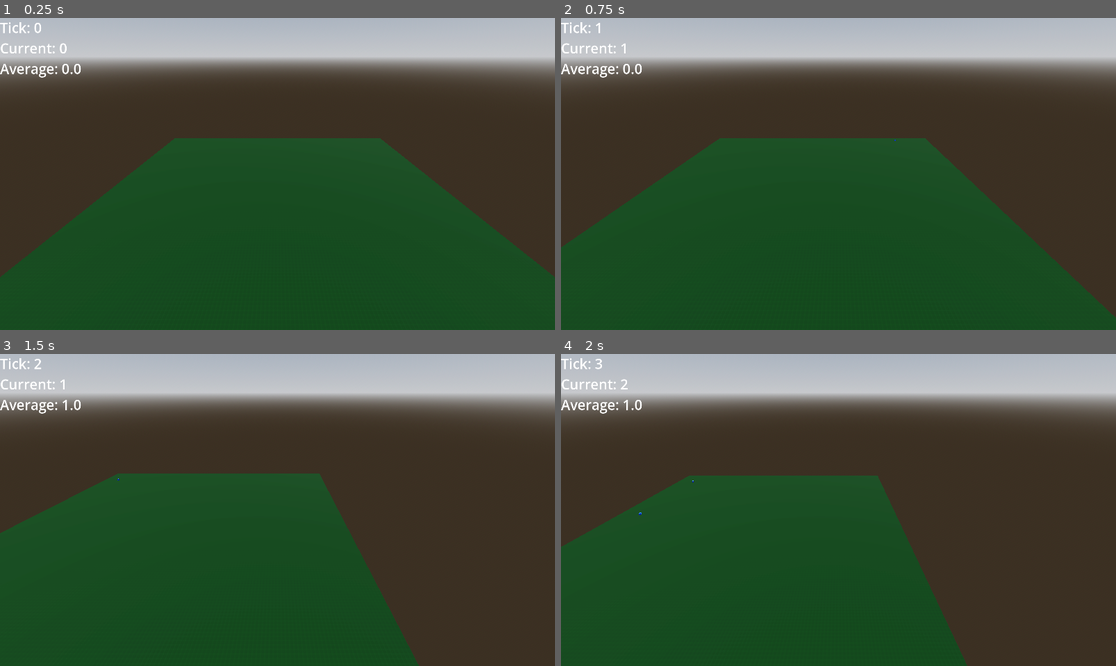
Above: before the commit, frames 1-4 (two rows, left to right).
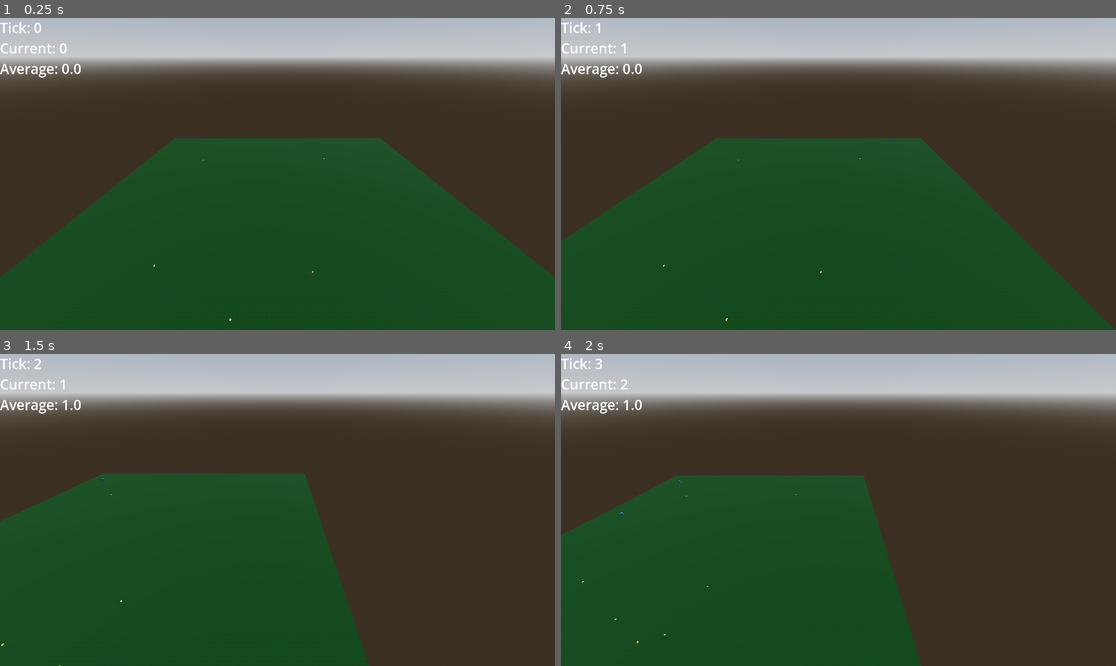
Above: after the commit, the same moments.

Repository: DavidLee36/vivarium
Game: Godot game, scene res://scenes/world.tscn
The game is run twice, just before and just after one commit, with the same random seed, the same clock (stepped at 60 frames per second) and the same inputs.
Inputs (mouse positions are in pixels of both pictures, inside the frame that each line leads up to):
- Up to frame 1 (0.25 s): no input
- Up to frame 2 (0.75 s): tap Enter at 0.5 s; move the mouse to (960, 158) at 0.52 s; hold D (move_right) from 0.53 s (still down); hold Shift (shift) from 0.53 s (still down); click (960, 158) at 0.67 s
- Up to frame 3 (1.5 s): move the mouse to (166, 525) at 1.27 s; release D (move_right) at 1.28 s; release Shift (shift) at 1.28 s; hold S (move_back) from 1.28 s (still down); tap Ctrl (ctrl) at 1.35 s
- Up to frame 4 (2 s): keep holding S (move_back); tap Shift (shift) at 1.55 s

The runs differ from the first frame. In frame 1, less than 0.1% of the frame differs, in the area x 27-59%, y 44-98%; in frame 2, 1.3%; in frame 3, 4.2%, in the area x 0-76%, y 38-100%; in frame 4, 4.0%.

Commit message:
added assets

Diff:
--- a/sim/project.godot
+++ b/sim/project.godot
@@ -23,6 +23,10 @@
 
 window/size/viewport_width=1920
 window/size/viewport_height=1080
+
+[editor_plugins]
+
+enabled=PackedStringArray("res://addons/unidot_importer/plugin.cfg")
 
 [input]
 
--- /dev/null
+++ b/sim/scenes/burger.tscn
@@ -0,0 +1,22 @@
+[gd_scene format=3 uid="uid://ck2ohjhqo342n"]
+
+[ext_resource type="PackedScene" uid="uid://dk8ubb4snfidy" path="res://assets/food/Burger_low-poly.glb" id="1_mroen"]
+
+[sub_resource type="CylinderShape3D" id="CylinderShape3D_lp3hx"]
+height = 0.3
+radius = 0.75
+
+[node name="Burger" type="StaticBody3D" unique_id=881066500]
+
+[node name="CollisionShape3D" type="CollisionShape3D" parent="." unique_id=1049434063]
+transform = Transform3D(1, 0, 0, 0, 1, 0, 0, 0, 1, 0, 0.15, 0)
+shape = SubResource("CylinderShape3D_lp3hx")
+
+[node name="Burger_low-poly" parent="." unique_id=255897884 instance=ExtResource("1_mroen")]
+transform = Transform3D(1, 0, 0, 0, 1, 0, 0, 0, 1, 0.04935704, 0, 0.012218475)
+
+[node name="Area3D" type="Area3D" parent="." unique_id=671523738]
+
+[node name="CollisionShape3D2" type="CollisionShape3D" parent="Area3D" unique_id=115395981]
+transform = Transform3D(1, 0, 0, 0, 1, 0, 0, 0, 1, 0, 0.15, 0)
+shape = SubResource("CylinderShape3D_lp3hx")
--- a/sim/scenes/world.tscn
+++ b/sim/scenes/world.tscn
@@ -3,6 +3,7 @@
 [ext_resource type="Material" uid="uid://oab4jsbw6br3" path="res://materials/green_ground.tres" id="1_4wyf3"]
 [ext_resource type="PackedScene" uid="uid://0egsluq30sym" path="res://scenes/player.tscn" id="2_rwgxs"]
 [ext_resource type="PackedScene" uid="uid://bd76fmf45v4da" path="res://scenes/hud.tscn" id="3_4wyf3"]
+[ext_resource type="PackedScene" uid="uid://ck2ohjhqo342n" path="res://scenes/burger.tscn" id="4_k0juu"]
 
 [sub_resource type="ProceduralSkyMaterial" id="ProceduralSkyMaterial_4wyf3"]
 
@@ -49,3 +50,24 @@
 transform = Transform3D(1, 0, 0, 0, 0.8660254, 0.5, 0, -0.5, 0.8660254, 0, 53, 69)
 
 [node name="HUD" parent="." unique_id=1986571486 instance=ExtResource("3_4wyf3")]
+
+[node name="Burger" parent="." unique_id=881066500 instance=ExtResource("4_k0juu")]
+transform = Transform3D(1, 0, 0, 0, 1, 0, 0, 0, 1, 4, 3, 53)
+
+[node name="Burger2" parent="." unique_id=559858507 instance=ExtResource("4_k0juu")]
+transform = Transform3D(1, 0, 0, 0, 1, 0, 0, 0, 1, 8, 1, 50)
+
+[node name="Burger3" parent="." unique_id=449423893 instance=ExtResource("4_k0juu")]
+transform = Transform3D(1, 0, 0, 0, 1, 0, 0, 0, 1, -11, 0, 45)
+
+[node name="Burger4" parent="." unique_id=694515536 instance=ExtResource("4_k0juu")]
+transform = Transform3D(1, 0, 0, 0, 1, 0, 0, 0, 1, -44, 0, -39)
+
+[node name="Burger5" parent="." unique_id=1892229886 instance=ExtResource("4_k0juu")]
+transform = Transform3D(1, 0, 0, 0, 1, 0, 0, 0, 1, 10, 0, 33)
+
+[node name="Burger6" parent="." unique_id=75088440 instance=ExtResource("4_k0juu")]
+transform = Transform3D(1, 0, 0, 0, 1, 0, 0, 0, 1, 28, 0, -41)
+
+[node name="Burger7" parent="." unique_id=869311855 instance=ExtResource("4_k0juu")]
+transform = Transform3D(1, 0, 0, 0, 1, 0, 0, 0, 1, -36, 0, 31)
--- a/sim/scripts/hud.gd
+++ b/sim/scripts/hud.gd
@@ -39,7 +39,7 @@
 func _update_mote_data_labels() -> void:
 	mote_id_label.text = "ID: " + str(curr_mote.id)
 	mote_age_label.text = "Age: " + str(SimManager.curr_tick - curr_mote.id)
-	mote_state_label.text = "State: WANDERING" # TODO: Make this shit accurate
+	mote_state_label.text = "State: " + str(curr_mote.State.find_key(curr_mote.curr_state))
 	mote_food_label.text = "Food: " + str(curr_mote.food)
 	mote_water_label.text = "Water: " + str(curr_mote.water)
 
--- a/sim/scripts/mote.gd
+++ b/sim/scripts/mote.gd
@@ -10,10 +10,17 @@
 enum State {
 	WANDERING,
 	SEEKING_FOOD,
-	SEEKING_WATER
+	EATING,
+	SEEKING_WATER,
+	DRINKING
 }
 
-var state: State = State.WANDERING
+enum ResourceType {
+	WATER,
+	FOOD
+}
+
+var curr_state: State = State.WANDERING
 
 var target_position: Vector3
 var last_tick_position: Vector3
@@ -25,10 +32,13 @@
 
 var sight_r: int = 10
 var speed: int = 5
-var death_chance: float = 0.05 # between 0-1
+var death_chance: float = 0.05 # percentage between 0-1
 
 var food: float = 100
 var water: float = 100
+var hunger_threshold: float = 20 # food level when the mote begins to actively seek out food
+var thirst_threshold: float = 25 # water level when the mote begins to actively seek out water
+var satiety_level: float = 80 # when left uninterupted, how much eating or drinking a mote will do before being satisfied and moving on
 
 var _rotation_basis := Basis.IDENTITY
 
@@ -44,29 +54,45 @@
 	SimManager.register_mote(self)
 
 func _physics_process(delta: float) -> void:
-	_update_curr_state()
 	_movement_logic(delta)
 
 ## Code that should run at every tick of the simulation, not every frame
 func tick() -> void:
 	if randf_range(0, 1) <= death_chance:
 		die()
-
-	if _at_position_buffer(global_position, last_tick_position, 0.05):
-		stuck = true
-	else: stuck = false
-	last_tick_position = global_position
+	_handle_stuck()
+	_state_logic()
 
 func _movement_logic(delta: float) -> void:
 	if not is_on_floor():
 		velocity.y -= 20 * delta
-	if state == State.WANDERING:
+	if curr_state == State.WANDERING:
 		_wander()
+	if curr_state == State.SEEKING_FOOD or curr_state == State.SEEKING_WATER:
+		var r : ResourceType
+		if curr_state == State.SEEKING_FOOD: r = ResourceType.FOOD
+		else: r = ResourceType.WATER
+		_seek_resource(r)
 
 	_animate_and_move(delta)
 
-func _update_curr_state() -> void:
-	pass
+## Determine what state the mote should currently be in, switching to eating or drinking
+## will be handled at the frame level rather than tick
+func _state_logic() -> void:
+	# 1. If currently eating or drinking
+	if curr_state == State.EATING and food > satiety_level:
+		curr_state = State.WANDERING
+	if curr_state == State.DRINKING and water > satiety_level:
+		curr_state = State.WANDERING
+
+	# 2. If hungry or thirsty
+	if curr_state != State.SEEKING_FOOD and curr_state != State.SEEKING_WATER:
+		if water <= thirst_threshold:
+			curr_state = State.SEEKING_WATER
+			return
+		if food <= hunger_threshold:
+			curr_state = State.SEEKING_FOOD
+			return
 
 ## Aimlessly wander around
 func _wander() -> bool:
@@ -75,6 +101,9 @@
 		target_position.z = clamp(randi_range(int(global_position.z) - move_r, int(global_position.z) + move_r), SimManager.bottom_bound, SimManager.top_bound)
 		return true
 	return false
+
+func _seek_resource(resource: ResourceType) -> void:
+	pass
 
 ## Handle animating(scale and rotating) and movement
 func _animate_and_move(delta: float) -> void:
@@ -92,6 +121,13 @@
 
 	move_and_slide()
 
+## Get unstuck
+func _handle_stuck() -> void:
+	if _at_position_buffer(global_position, last_tick_position, 0.05):
+		stuck = true
+	else: stuck = false
+	last_tick_position = global_position
+
 ## Check if a mote is within 'buffer' meters of it's target location
 func _at_position_buffer(pos_1: Vector3, pos_2: Vector3, buffer: float) -> bool:
 	# Currently only deal with x and z
@@ -103,9 +139,6 @@
 	SimManager.unregsiter_mote(self)
 	queue_free()
 
-func _seek_resource() -> void:
-	pass
-
 func _on_input_event(_camera: Node, event: InputEvent, _event_position: Vector3, _normal: Vector3, _shape_idx: int) -> void:
 	if(event is InputEventMouseButton and event.is_pressed() and event.button_index == MOUSE_BUTTON_LEFT):
 		SimManager.mote_clicked(self)
--- a/sim/scripts/player.gd
+++ b/sim/scripts/player.gd
@@ -1,6 +1,7 @@
 extends Node3D
 
 @export var default_speed: float = 15
+@export var sprint_multiplier: float = 5
 @export var sensitivity: float = 0.3
 
 var _mouse_delta := Vector2.ZERO
@@ -25,7 +26,7 @@
 
 func _movement_logic(delta: float) -> void:
 	# Speed
-	var speed = default_speed * 4 if Input.is_action_pressed("shift") else default_speed
+	var speed = default_speed * sprint_multiplier if Input.is_action_pressed("shift") else default_speed
 
 	# WASD
 	var input_dir := Input.get_vector("move_left", "move_right", "move_forward", "move_back")
Binary file added: sim/assets/GLB_Low Poly 4 Seasons Nature/Models/Nature/Autumn_Flower_01.glb
Not shown, added: sim/assets/GLB_Low Poly 4 Seasons Nature/Models/Nature/Autumn_Flower_01.glb.import
Binary file added: sim/assets/GLB_Low Poly 4 Seasons Nature/Models/Nature/Autumn_Flower_01_4season_Texture_01.png
Not shown, added: sim/assets/GLB_Low Poly 4 Seasons Nature/Models/Nature/Autumn_Flower_01_4season_Texture_01.png.import
Binary file added: sim/assets/GLB_Low Poly 4 Seasons Nature/Models/Nature/Autumn_Flower_02.glb
Not shown, added: sim/assets/GLB_Low Poly 4 Seasons Nature/Models/Nature/Autumn_Flower_02.glb.import
Binary file added: sim/assets/GLB_Low Poly 4 Seasons Nature/Models/Nature/Autumn_Flower_02_4season_Texture_01.png
Not shown, added: sim/assets/GLB_Low Poly 4 Seasons Nature/Models/Nature/Autumn_Flower_02_4season_Texture_01.png.import
Binary file added: sim/assets/GLB_Low Poly 4 Seasons Nature/Models/Nature/Autumn_Flower_03.glb
Not shown, added: sim/assets/GLB_Low Poly 4 Seasons Nature/Models/Nature/Autumn_Flower_03.glb.import
Binary file added: sim/assets/GLB_Low Poly 4 Seasons Nature/Models/Nature/Autumn_Flower_03_4season_Texture_01.png
Not shown, added: sim/assets/GLB_Low Poly 4 Seasons Nature/Models/Nature/Autumn_Flower_03_4season_Texture_01.png.import
(and 980 more such lines)
